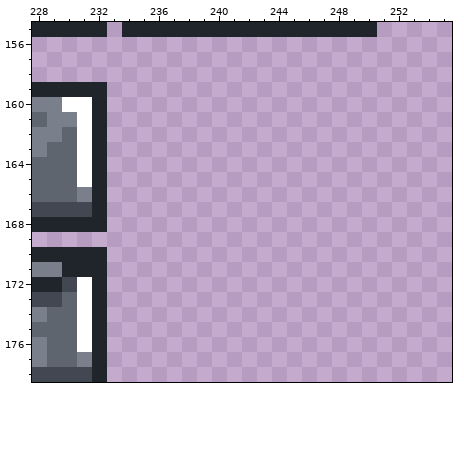
Two states of a pixel-art file, assets/sprites.ase. Above, as it was before the edit.
256x256 pixels, 1 frame. Shown: x 228..255, y 155..178.
New version:
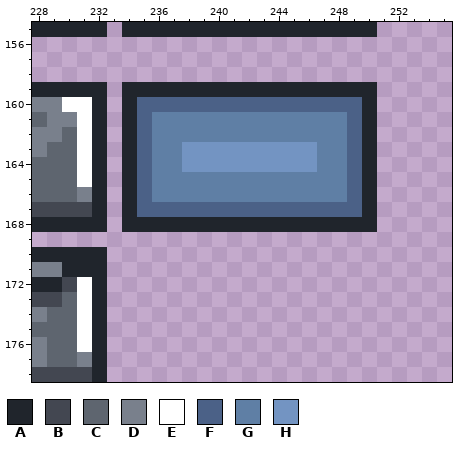
Palette (. is transparent): A #20252c  B #434751  C #5e656f  D #79808c  E #ffffff  F #4b6187  G #5f7fa5  H #7394c2
Change:
Layer "Layer 1":
y 159: x 234..250 ................. -> AAAAAAAAAAAAAAAAA
y 160: x 234..250 ................. -> AFFFFFFFFFFFFFFFA
y 161..162: x 234..250 ................. -> AFGGGGGGGGGGGGGFA
y 163..164: x 234..250 ................. -> AFGGHHHHHHHHHGGFA
y 165..166: x 234..250 ................. -> AFGGGGGGGGGGGGGFA
y 167: x 234..250 ................. -> AFFFFFFFFFFFFFFFA
y 168: x 234..250 ................. -> AAAAAAAAAAAAAAAAA
